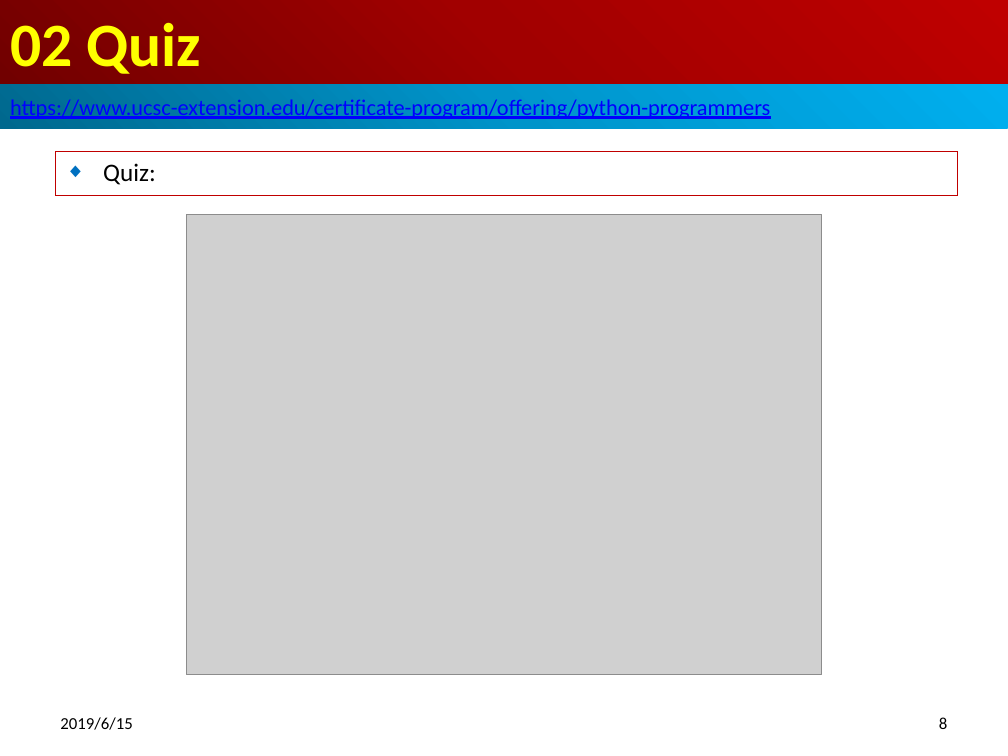
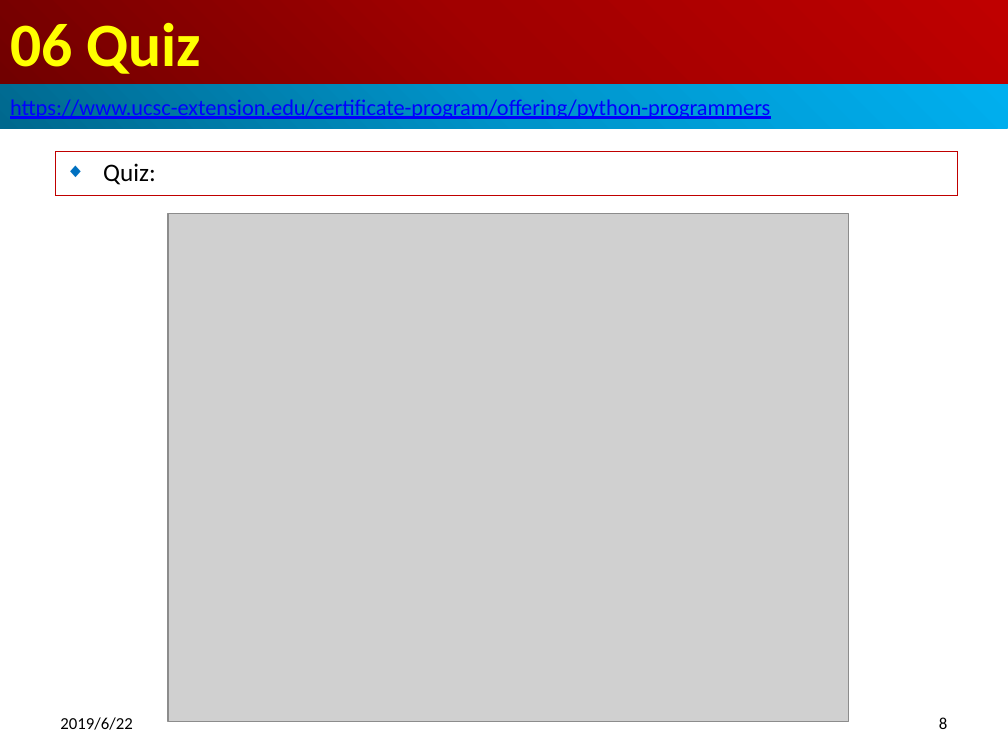
Before and after one commit to pchen0723/700-Python-Adv, a slide deck: slide 8 of 06_FuncOOP/06_Quiz.pptx. Drawn at 1008x756 pixels with LibreOffice and Linux fonts; fonts in the diff are those of the drawing; grey boxes stand for pictures. Boxes give left, top, right and bottom in pixels: in the first picture for what was removed or moved away, otherwise in the second. Text is boxed around its words. In the diff, an @@ line names an element or a change of style, - is before the commit and + after.

```diff
--- a/06_FuncOOP/06_Quiz.pptx
+++ b/06_FuncOOP/06_Quiz.pptx
@@ title at [10,22,201,74]: text changed @@
-02 Quiz
+06 Quiz
@@ picture: place and size @@
-picture at [186,214,822,674]
+picture at [168,214,849,722]
@@ text at [60,717,132,730]: text changed @@
-2019/6/15
+2019/6/22
```
Also in this commit, not shown: 9 other slides changed, 3 slides added, 5 other files.
